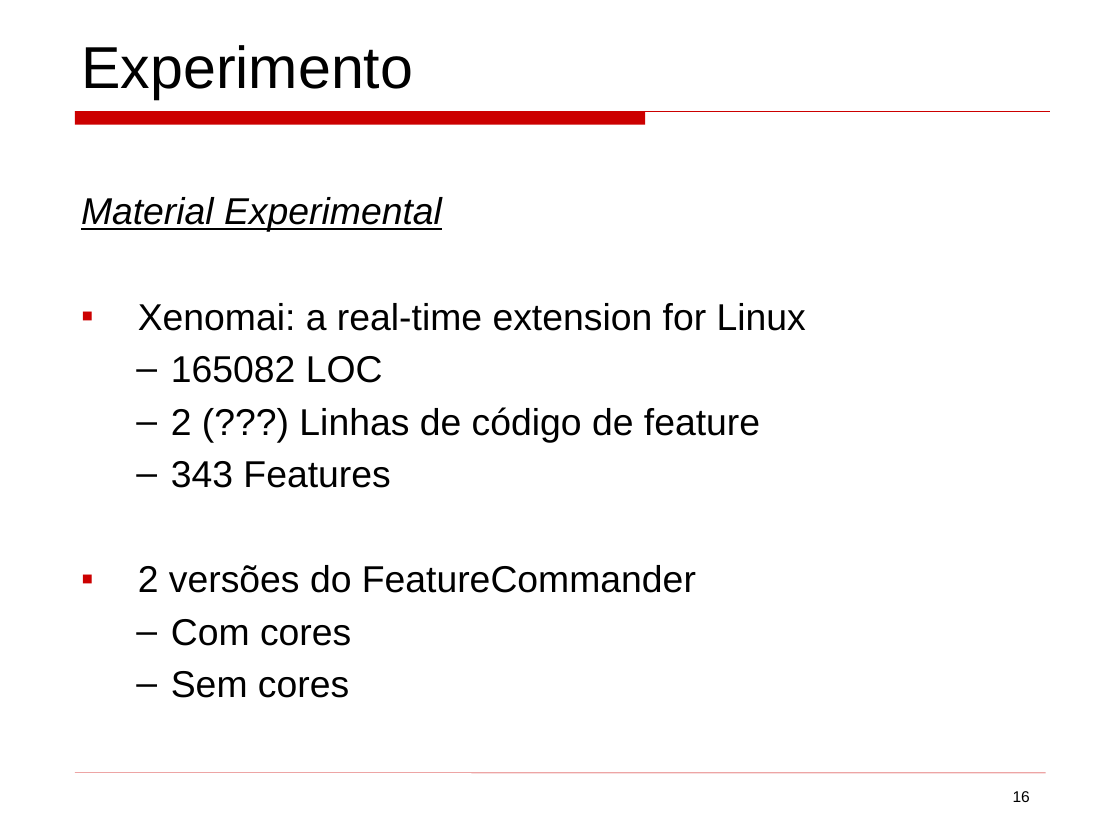
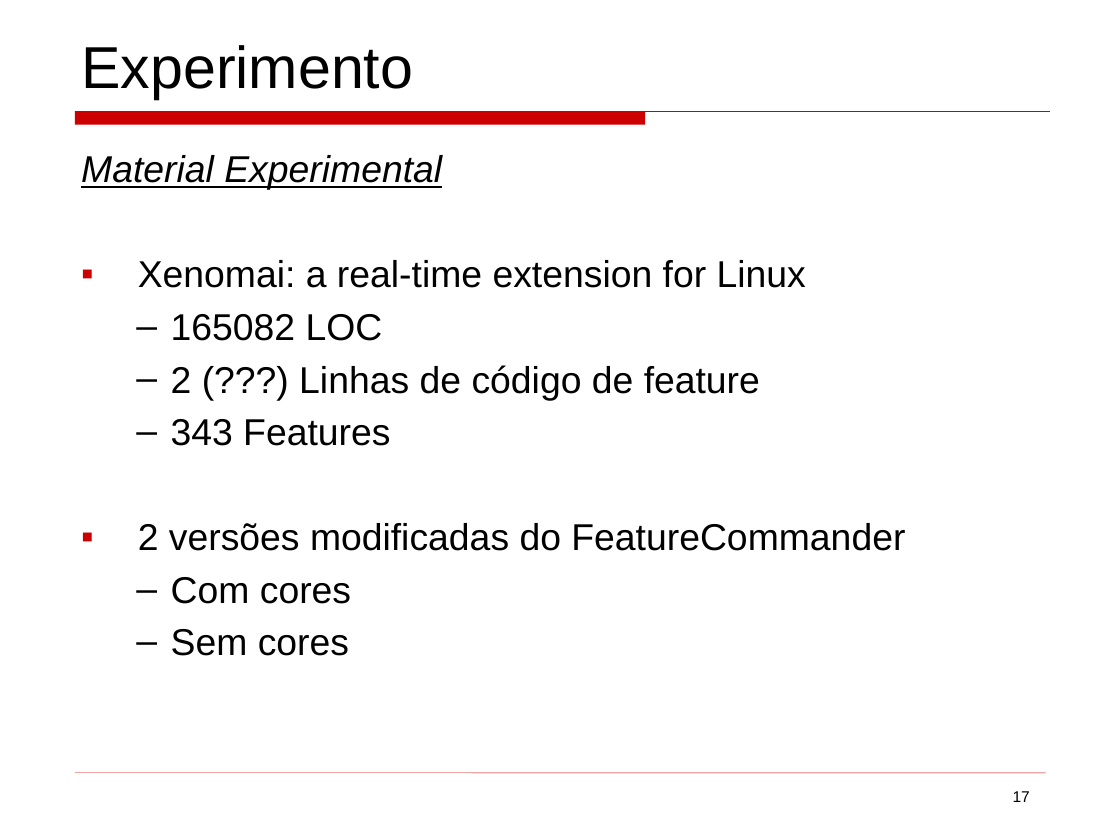
Before and after one commit to mateus51/TPs, a slide deck: slide 17 of ArqSoft/Seminários/background_colors_program_comprehension.ppt (slide 16 before the commit). Drawn at 1120x840 pixels with LibreOffice and Linux fonts; fonts in the diff are those of the drawing. Boxes give left, top, right and bottom in pixels: in the first picture for what was removed or moved away, otherwise in the second. Text is boxed around its words. In the diff, an @@ line names an element or a change of style, - is before the commit and + after.

```diff
--- a/ArqSoft/Seminários/background_colors_program_comprehension.ppt
+++ b/ArqSoft/Seminários/background_colors_program_comprehension.ppt
@@ text "Material Experimental": place and size @@
-text "Material Experimental" at bbox=[81, 197, 806, 698]
+text "Material Experimental" at bbox=[81, 155, 905, 656]
@@ text at bbox=[138, 523, 905, 551]: text changed @@
-▪ 2 versões do FeatureCommander
+▪ 2 versões modificadas do FeatureCommander
@@ page number at bbox=[1013, 791, 1030, 802]: text changed @@
-16
+17
```
Also in this commit, not shown: 19 other slides changed, 2 slides added, 1 slide removed, 3 other files.
